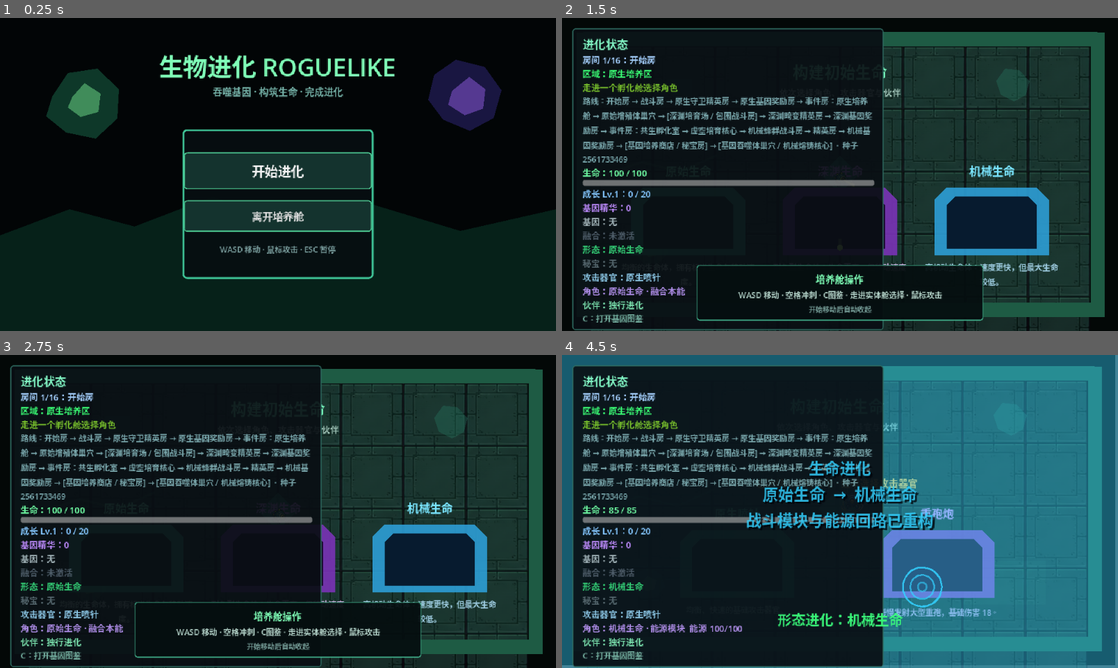
Above: before the commit, frames 1-4 (two rows, left to right).
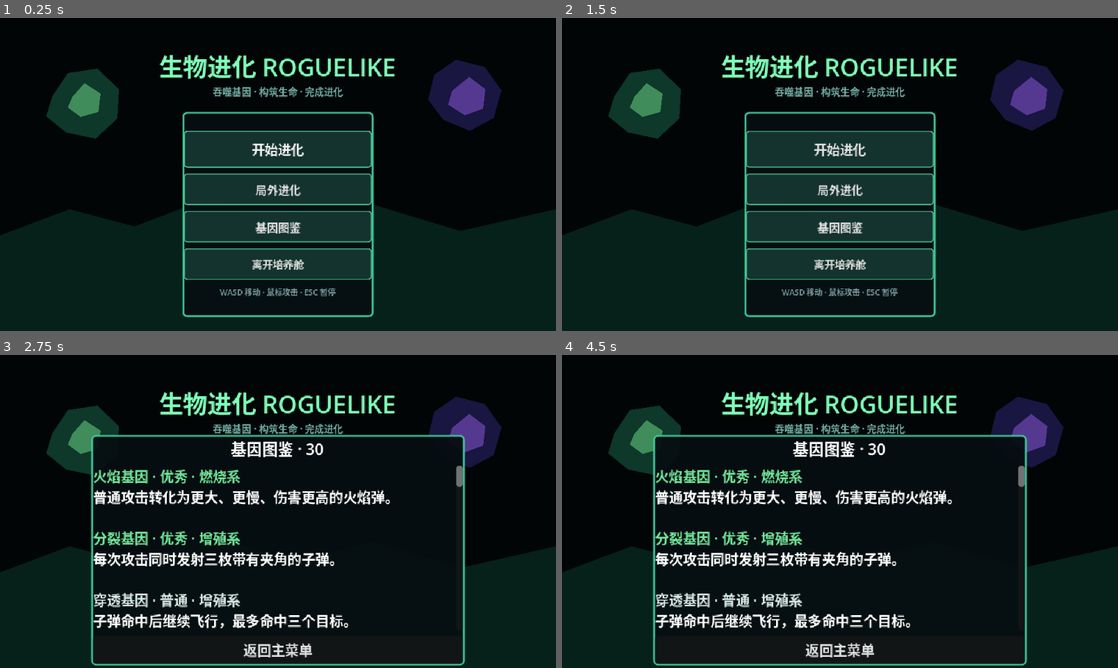
Above: after the commit, the same moments.

Repository: LIJUNCAN1/-Roguelike
Game: Godot game, scene res://scenes/ui/title_screen.tscn
Two runs of this game, one before a commit and one after it. Both use one fixed random seed, a clock stepped at 60 frames per second and the inputs below.
Inputs (mouse positions are in pixels of both pictures, inside the frame that each line leads up to):
- Up to frame 1 (0.25 s): no input
- Up to frame 2 (1.5 s): click (840, 190) at 0.5 s, where only the run after the commit has a clickable "局外进化"; click (840, 321) at 1.25 s, where only the run after the commit has a clickable "返回主菜单"
- Up to frame 3 (2.75 s): click (278, 564) at 2 s, where only the run after the commit has a clickable "基因图鉴"
- Up to frame 4 (4.5 s): tap Enter (ui_accept) at 2.75, 3.02, 3.77 s; move the mouse to (962, 495) at 2.77 s; press the mouse at (962, 495) at 2.78 s; hold D (move_right) 2.78-3.53 s; move the mouse to (728, 527) at 3.52 s; release the mouse at (728, 527) at 3.53 s; hold S (move_down) 3.53-4.28 s; click (728, 527) at 3.6 s; move the mouse to (895, 442) at 4.27 s; hold D (move_right) from 4.28 s (still down); hold P (damage_test_player) from 4.28 s (still down)

The runs differ from the first frame. In frame 1, 12% of the frame differs, in the area x 32-68%, y 29-96%; in frame 2, 51%; in frame 3, 50%; in frame 4, 65%, in the area x 0-100%, y 0-100%.

Commit message:
feat: add meta progression menu

Diff:
--- /dev/null
+++ b/data/meta/meta_upgrade_catalog.tres
@@ -0,0 +1,11 @@
+[gd_resource type="Resource" script_class="MetaUpgradeCatalog" load_steps=8 format=3]
+[ext_resource type="Script" path="res://scripts/meta/meta_upgrade_catalog.gd" id="1"]
+[ext_resource type="Resource" path="res://data/meta/upgrades/vitality_upgrade.tres" id="2"]
+[ext_resource type="Resource" path="res://data/meta/upgrades/mobility_upgrade.tres" id="3"]
+[ext_resource type="Resource" path="res://data/meta/upgrades/ferocity_upgrade.tres" id="4"]
+[ext_resource type="Resource" path="res://data/meta/upgrades/precision_upgrade.tres" id="5"]
+[ext_resource type="Resource" path="res://data/meta/upgrades/resilience_upgrade.tres" id="6"]
+[ext_resource type="Resource" path="res://data/meta/upgrades/harvest_upgrade.tres" id="7"]
+[resource]
+script = ExtResource("1")
+upgrades = Array[MetaUpgradeData]([ExtResource("2"), ExtResource("3"), ExtResource("4"), ExtResource("5"), ExtResource("6"), ExtResource("7")])
--- /dev/null
+++ b/data/meta/upgrades/ferocity_upgrade.tres
@@ -0,0 +1,9 @@
+[gd_resource type="Resource" script_class="MetaUpgradeData" load_steps=2 format=3]
+[ext_resource type="Script" path="res://scripts/meta/meta_upgrade_data.gd" id="1"]
+[resource]
+script = ExtResource("1")
+id = &"ferocity"
+display_name = "猎杀记忆"
+description = "每级攻击伤害提高 5%。"
+base_cost = 7
+attack_damage_bonus = 0.05
--- /dev/null
+++ b/data/meta/upgrades/harvest_upgrade.tres
@@ -0,0 +1,9 @@
+[gd_resource type="Resource" script_class="MetaUpgradeData" load_steps=2 format=3]
+[ext_resource type="Script" path="res://scripts/meta/meta_upgrade_data.gd" id="1"]
+[resource]
+script = ExtResource("1")
+id = &"harvest"
+display_name = "高效回收"
+description = "每级局外进化质收益提高 10%。"
+base_cost = 6
+currency_gain_bonus = 0.1
--- /dev/null
+++ b/data/meta/upgrades/mobility_upgrade.tres
@@ -0,0 +1,9 @@
+[gd_resource type="Resource" script_class="MetaUpgradeData" load_steps=2 format=3]
+[ext_resource type="Script" path="res://scripts/meta/meta_upgrade_data.gd" id="1"]
+[resource]
+script = ExtResource("1")
+id = &"mobility"
+display_name = "迁徙本能"
+description = "每级移动速度提高 4%。"
+base_cost = 5
+movement_speed_bonus = 0.04
--- /dev/null
+++ b/data/meta/upgrades/precision_upgrade.tres
@@ -0,0 +1,9 @@
+[gd_resource type="Resource" script_class="MetaUpgradeData" load_steps=2 format=3]
+[ext_resource type="Script" path="res://scripts/meta/meta_upgrade_data.gd" id="1"]
+[resource]
+script = ExtResource("1")
+id = &"precision"
+display_name = "捕食直觉"
+description = "每级暴击率提高 3%。"
+base_cost = 8
+critical_chance_bonus = 0.03
--- /dev/null
+++ b/data/meta/upgrades/resilience_upgrade.tres
@@ -0,0 +1,9 @@
+[gd_resource type="Resource" script_class="MetaUpgradeData" load_steps=2 format=3]
+[ext_resource type="Script" path="res://scripts/meta/meta_upgrade_data.gd" id="1"]
+[resource]
+script = ExtResource("1")
+id = &"resilience"
+display_name = "遗传韧性"
+description = "每级减少 3% 所受伤害。"
+base_cost = 8
+damage_reduction = 0.03
--- /dev/null
+++ b/data/meta/upgrades/vitality_upgrade.tres
@@ -0,0 +1,9 @@
+[gd_resource type="Resource" script_class="MetaUpgradeData" load_steps=2 format=3]
+[ext_resource type="Script" path="res://scripts/meta/meta_upgrade_data.gd" id="1"]
+[resource]
+script = ExtResource("1")
+id = &"vitality"
+display_name = "稳定细胞"
+description = "每级最大生命提高 10%。"
+base_cost = 5
+max_health_bonus = 0.1
--- a/project.godot
+++ b/project.godot
@@ -14,6 +14,10 @@
 run/main_scene="res://scenes/ui/title_screen.tscn"
 config/features=PackedStringArray("4.7", "Forward Plus")
 config/icon="res://icon.svg"
+
+[autoload]
+
+MetaProgression="*res://scripts/meta/meta_progression_manager.gd"
 
 [display]
 
--- a/scenes/player/player.tscn
+++ b/scenes/player/player.tscn
@@ -120,7 +120,7 @@
 
 [node name="AttackModifierStack" type="Node" parent="."]
 script = ExtResource("9_modifier_stack")
-modifier_paths = Array[NodePath]([NodePath("../GeneManager"), NodePath("../FusionManager"), NodePath("../EvolutionSystem"), NodePath("../RelicManager"), NodePath("../RunProgression"), NodePath("../CharacterTraitManager")])
+modifier_paths = Array[NodePath]([NodePath("../GeneManager"), NodePath("../FusionManager"), NodePath("../EvolutionSystem"), NodePath("../RelicManager"), NodePath("../RunProgression"), NodePath("../CharacterTraitManager"), NodePath("/root/MetaProgression")])
 
 [node name="WeaponComponent" type="Node" parent="."]
 script = ExtResource("4_weapon_component")
--- a/scenes/ui/title_screen.tscn
+++ b/scenes/ui/title_screen.tscn
@@ -1,6 +1,9 @@
-[gd_scene load_steps=4 format=3]
+[gd_scene load_steps=7 format=3]
 
 [ext_resource type="Script" path="res://scripts/ui/title_screen.gd" id="1_script"]
+[ext_resource type="Script" path="res://scripts/meta/meta_upgrade_panel.gd" id="2_meta_panel"]
+[ext_resource type="Script" path="res://scripts/meta/menu_gene_codex.gd" id="3_codex"]
+[ext_resource type="Resource" path="res://data/rewards/prototype_gene_pool.tres" id="4_gene_pool"]
 
 [sub_resource type="StyleBoxFlat" id="StyleBoxFlat_menu"]
 bg_color = Color(0.025, 0.055, 0.065, 0.94)
@@ -77,14 +80,14 @@
 
 [node name="Menu" type="PanelContainer" parent="Interface"]
 offset_left = 210.0
-offset_top = 128.0
+offset_top = 108.0
 offset_right = 430.0
-offset_bottom = 300.0
+offset_bottom = 344.0
 theme_override_styles/panel = SubResource("StyleBoxFlat_menu")
 
 [node name="Content" type="VBoxContainer" parent="Interface/Menu"]
 layout_mode = 2
-theme_override_constants/separation = 13
+theme_override_constants/separation = 7
 alignment = 1
 
 [node name="StartButton" type="Button" parent="Interface/Menu/Content"]
@@ -95,6 +98,24 @@
 theme_override_styles/hover = SubResource("StyleBoxFlat_button")
 theme_override_styles/focus = SubResource("StyleBoxFlat_button")
 text = "开始进化"
+
+[node name="MetaButton" type="Button" parent="Interface/Menu/Content"]
+custom_minimum_size = Vector2(0, 36)
+layout_mode = 2
+theme_override_font_sizes/font_size = 13
+theme_override_styles/normal = SubResource("StyleBoxFlat_button")
+theme_override_styles/hover = SubResource("StyleBoxFlat_button")
+theme_override_styles/focus = SubResource("StyleBoxFlat_button")
+text = "局外进化"
+
+[node name="CodexButton" type="Button" parent="Interface/Menu/Content"]
+custom_minimum_size = Vector2(0, 36)
+layout_mode = 2
+theme_override_font_sizes/font_size = 13
+theme_override_styles/normal = SubResource("StyleBoxFlat_button")
+theme_override_styles/hover = SubResource("StyleBoxFlat_button")
+theme_override_styles/focus = SubResource("StyleBoxFlat_button")
+text = "基因图鉴"
 
 [node name="QuitButton" type="Button" parent="Interface/Menu/Content"]
 custom_minimum_size = Vector2(0, 36)
@@ -111,3 +132,82 @@
 theme_override_font_sizes/font_size = 9
 text = "WASD 移动 · 鼠标攻击 · ESC 暂停"
 horizontal_alignment = 1
+
+[node name="MetaUpgradePanel" type="PanelContainer" parent="Interface"]
+visible = false
+offset_left = 125.0
+offset_top = 102.0
+offset_right = 515.0
+offset_bottom = 348.0
+theme_override_styles/panel = SubResource("StyleBoxFlat_menu")
+script = ExtResource("2_meta_panel")
+currency_label_path = NodePath("Content/Currency")
+upgrade_list_path = NodePath("Content/Scroll/UpgradeList")
+
+[node name="Content" type="VBoxContainer" parent="Interface/MetaUpgradePanel"]
+layout_mode = 2
+theme_override_constants/separation = 6
+
+[node name="Title" type="Label" parent="Interface/MetaUpgradePanel/Content"]
+layout_mode = 2
+theme_override_font_sizes/font_size = 18
+text = "局外进化"
+horizontal_alignment = 1
+
+[node name="Currency" type="Label" parent="Interface/MetaUpgradePanel/Content"]
+layout_mode = 2
+theme_override_colors/font_color = Color(0.55, 1, 0.72, 1)
+text = "进化质：0"
+horizontal_alignment = 1
+
+[node name="Scroll" type="ScrollContainer" parent="Interface/MetaUpgradePanel/Content"]
+custom_minimum_size = Vector2(0, 160)
+layout_mode = 2
+size_flags_vertical = 3
+
+[node name="UpgradeList" type="VBoxContainer" parent="Interface/MetaUpgradePanel/Content/Scroll"]
+layout_mode = 2
+size_flags_horizontal = 3
+theme_override_constants/separation = 5
+
+[node name="BackButton" type="Button" parent="Interface/MetaUpgradePanel/Content"]
+layout_mode = 2
+text = "返回主菜单"
+
+[node name="GeneCodexPanel" type="PanelContainer" parent="Interface"]
+visible = false
+offset_left = 105.0
+offset_top = 92.0
+offset_right = 535.0
+offset_bottom = 350.0
+theme_override_styles/panel = SubResource("StyleBoxFlat_menu")
+script = ExtResource("3_codex")
+gene_pool = ExtResource("4_gene_pool")
+text_path = NodePath("Content/Scroll/Text")
+
+[node name="Content" type="VBoxContainer" parent="Interface/GeneCodexPanel"]
+layout_mode = 2
+theme_override_constants/separation = 6
+
+[node name="Title" type="Label" parent="Interface/GeneCodexPanel/Content"]
+layout_mode = 2
+theme_override_font_sizes/font_size = 18
+text = "基因图鉴 · 30"
+horizontal_alignment = 1
+
+[node name="Scroll" type="ScrollContainer" parent="Interface/GeneCodexPanel/Content"]
+custom_minimum_size = Vector2(0, 190)
+layout_mode = 2
+size_flags_vertical = 3
+
+[node name="Text" type="RichTextLabel" parent="Interface/GeneCodexPanel/Content/Scroll"]
+custom_minimum_size = Vector2(400, 0)
+layout_mode = 2
+size_flags_horizontal = 3
+bbcode_enabled = true
+fit_content = true
+text = "读取基因数据……"
+
+[node name="BackButton" type="Button" parent="Interface/GeneCodexPanel/Content"]
+layout_mode = 2
+text = "返回主菜单"
--- a/scripts/genes/gene_passive_manager.gd
+++ b/scripts/genes/gene_passive_manager.gd
@@ -55,6 +55,17 @@
 			regeneration_per_second += (
 				passive.health_regeneration_per_second
 			)
+	var meta_progression := get_node_or_null(
+		"/root/MetaProgression"
+	) as MetaProgressionManager
+	if meta_progression != null:
+		health_multiplier *= meta_progression.get_health_multiplier()
+		movement_multiplier *= (
+			meta_progression.get_movement_multiplier()
+		)
+		damage_multiplier *= (
+			meta_progression.get_damage_taken_multiplier()
+		)
 	health_component.configure(
 		character.max_health * health_multiplier,
 		false
--- /dev/null
+++ b/scripts/meta/menu_gene_codex.gd
@@ -0,0 +1,27 @@
+class_name MenuGeneCodex
+extends PanelContainer
+
+@export var gene_pool: GeneRewardPoolData
+@export_node_path("RichTextLabel") var text_path: NodePath
+
+@onready var text_label: RichTextLabel = get_node(
+	text_path
+) as RichTextLabel
+
+
+func _ready() -> void:
+	var lines := PackedStringArray()
+	if gene_pool != null:
+		for gene in gene_pool.genes:
+			if gene == null:
+				continue
+			lines.append(
+				"[color=%s]%s · %s · %s[/color]\n%s" % [
+					gene.get_rarity_color_hex(),
+					gene.display_name,
+					gene.get_rarity_name(),
+					gene.get_category_name(),
+					gene.description,
+				]
+			)
+	text_label.text = "\n\n".join(lines)
--- /dev/null
+++ b/scripts/meta/meta_progression_manager.gd
@@ -0,0 +1,161 @@
+class_name MetaProgressionManager
+extends Node
+
+signal currency_changed(currency: int)
+signal upgrade_changed(upgrade: MetaUpgradeData, level: int)
+signal profile_reset
+
+const DEFAULT_CATALOG_PATH := (
+	"res://data/meta/meta_upgrade_catalog.tres"
+)
+
+var catalog: MetaUpgradeCatalog
+var currency: int = 0
+var upgrade_levels: Dictionary = {}
+var save_path: String = "user://meta_progression.json"
+
+
+func _ready() -> void:
+	catalog = load(DEFAULT_CATALOG_PATH) as MetaUpgradeCatalog
+	if DisplayServer.get_name() != "headless":
+		load_profile()
+
+
+func award_currency(base_amount: int) -> int:
+	if base_amount <= 0:
+		return 0
+	var awarded := maxi(
+		int(round(base_amount * get_currency_gain_multiplier())),
+		1
+	)
+	currency += awarded
+	currency_changed.emit(currency)
+	save_profile()
+	return awarded
+
+
+func purchase_upgrade(upgrade_id: StringName) -> bool:
+	if catalog == null:
+		return false
+	var upgrade := catalog.get_upgrade(upgrade_id)
+	if upgrade == null:
+		return false
+	var level := get_upgrade_level(upgrade_id)
+	if level >= upgrade.max_level:
+		return false
+	var cost := upgrade.get_cost(level)
+	if currency < cost:
+		return false
+	currency -= cost
+	level += 1
+	upgrade_levels[String(upgrade_id)] = level
+	currency_changed.emit(currency)
+	upgrade_changed.emit(upgrade, level)
+	save_profile()
+	return true
+
+
+func get_upgrade_level(upgrade_id: StringName) -> int:
+	return int(upgrade_levels.get(String(upgrade_id), 0))
+
+
+func get_upgrade_cost(upgrade_id: StringName) -> int:
+	if catalog == null:
+		return 0
+	var upgrade := catalog.get_upgrade(upgrade_id)
+	if upgrade == null:
+		return 0
+	return upgrade.get_cost(get_upgrade_level(upgrade_id))
+
+
+func get_health_multiplier() -> float:
+	return 1.0 + _sum_bonus(&"max_health_bonus")
+
+
+func get_movement_multiplier() -> float:
+	return 1.0 + _sum_bonus(&"movement_speed_bonus")
+
+
+func get_damage_multiplier() -> float:
+	return 1.0 + _sum_bonus(&"attack_damage_bonus")
+
+
+func get_critical_chance_bonus() -> float:
+	return _sum_bonus(&"critical_chance_bonus")
+
+
+func get_damage_taken_multiplier() -> float:
+	return clampf(
+		1.0 - _sum_bonus(&"damage_reduction"),
+		0.25,
+		1.0
+	)
+
+
+func get_currency_gain_multiplier() -> float:
+	return 1.0 + _sum_bonus(&"currency_gain_bonus")
+
+
+func modify_attack(attack_context: AttackContext) -> void:
+	if attack_context == null or attack_context.projectile_data == null:
+		return
+	var damage_multiplier := get_damage_multiplier()
+	var critical_bonus := get_critical_chance_bonus()
+	attack_context.projectile_data.damage *= damage_multiplier
+	attack_context.projectile_data.critical_chance = clampf(
+		attack_context.projectile_data.critical_chance + critical_bonus,
+		0.0,
+		1.0
+	)
+	if damage_multiplier > 1.0 or critical_bonus > 0.0:
+		attack_context.add_tag(&"meta_evolution")
+
+
+func save_profile() -> bool:
+	var file := FileAccess.open(save_path, FileAccess.WRITE)
+	if file == null:
+		return false
+	file.store_string(JSON.stringify({
+		"version": 1,
+		"currency": currency,
+		"upgrade_levels": upgrade_levels,
+	}))
+	return true
+
+
+func load_profile() -> bool:
+	if not FileAccess.file_exists(save_path):
+		return false
+	var file := FileAccess.open(save_path, FileAccess.READ)
+	if file == null:
+		return false
+	var parsed: Variant = JSON.parse_string(file.get_as_text())
+	if not parsed is Dictionary:
+		return false
+	var data := parsed as Dictionary
+	currency = maxi(int(data.get("currency", 0)), 0)
+	upgrade_levels = data.get("upgrade_levels", {}) as Dictionary
+	currency_changed.emit(currency)
+	return true
+
+
+func reset_profile(save_after: bool = true) -> void:
+	currency = 0
+	upgrade_levels.clear()
+	currency_changed.emit(currency)
+	profile_reset.emit()
+	if save_after:
+		save_profile()
+
+
+func _sum_bonus(property_name: StringName) -> float:
+	if catalog == null:
+		return 0.0
+	var total := 0.0
+	for upgrade in catalog.upgrades:
+		if upgrade == null:
+			continue
+		total += float(upgrade.get(property_name)) * (
+			get_upgrade_level(upgrade.id)
+		)
+	return total
--- /dev/null
+++ b/scripts/meta/meta_upgrade_catalog.gd
@@ -0,0 +1,11 @@
+class_name MetaUpgradeCatalog
+extends Resource
+
+@export var upgrades: Array[MetaUpgradeData] = []
+
+
+func get_upgrade(upgrade_id: StringName) -> MetaUpgradeData:
+	for upgrade in upgrades:
+		if upgrade != null and upgrade.id == upgrade_id:
+			return upgrade
+	return null
--- /dev/null
+++ b/scripts/meta/meta_upgrade_data.gd
@@ -0,0 +1,31 @@
+class_name MetaUpgradeData
+extends Resource
+
+@export var id: StringName
+@export var display_name: String
+@export_multiline var description: String
+@export_range(1, 100, 1, "or_greater") var max_level: int = 5
+@export_range(0, 1000000, 1, "or_greater") var base_cost: int = 5
+@export_range(1.0, 10.0, 0.05, "or_greater")
+var cost_growth: float = 1.6
+
+@export_group("Per Level")
+@export_range(0.0, 10.0, 0.01, "or_greater")
+var max_health_bonus: float = 0.0
+@export_range(0.0, 10.0, 0.01, "or_greater")
+var movement_speed_bonus: float = 0.0
+@export_range(0.0, 10.0, 0.01, "or_greater")
+var attack_damage_bonus: float = 0.0
+@export_range(0.0, 1.0, 0.01)
+var critical_chance_bonus: float = 0.0
+@export_range(0.0, 1.0, 0.01)
+var damage_reduction: float = 0.0
+@export_range(0.0, 10.0, 0.01, "or_greater")
+var currency_gain_bonus: float = 0.0
+
+
+func get_cost(level: int) -> int:
+	return maxi(
+		int(round(base_cost * pow(cost_growth, level))),
+		1
+	)
--- /dev/null
+++ b/scripts/meta/meta_upgrade_panel.gd
@@ -0,0 +1,60 @@
+class_name MetaUpgradePanel
+extends PanelContainer
+
+@export_node_path("Label") var currency_label_path: NodePath
+@export_node_path("VBoxContainer") var upgrade_list_path: NodePath
+
+@onready var currency_label: Label = get_node(
+	currency_label_path
+) as Label
+@onready var upgrade_list: VBoxContainer = get_node(
+	upgrade_list_path
+) as VBoxContainer
+@onready var meta_progression := get_node(
+	"/root/MetaProgression"
+) as MetaProgressionManager
+
+
+func _ready() -> void:
+	meta_progression.currency_changed.connect(
+		func(_currency: int) -> void: refresh()
+	)
+	meta_progression.upgrade_changed.connect(
+		func(_upgrade: MetaUpgradeData, _level: int) -> void:
+			refresh()
+	)
+	refresh()
+
+
+func refresh() -> void:
+	currency_label.text = "进化质：%d" % meta_progression.currency
+	for child in upgrade_list.get_children():
+		child.queue_free()
+	if meta_progression.catalog == null:
+		return
+	for upgrade in meta_progression.catalog.upgrades:
+		if upgrade == null:
+			continue
+		var button := Button.new()
+		var level := meta_progression.get_upgrade_level(upgrade.id)
+		var is_max := level >= upgrade.max_level
+		button.text = "%s  Lv.%d/%d  %s\n%s" % [
+			upgrade.display_name,
+			level,
+			upgrade.max_level,
+			"已满级" if is_max else "消耗 %d" % (
+				meta_progression.get_upgrade_cost(upgrade.id)
+			),
+			upgrade.description,
+		]
+		button.disabled = (
+			is_max
+			or meta_progression.currency
+			< meta_progression.get_upgrade_cost(upgrade.id)
+		)
+		button.custom_minimum_size = Vector2(0, 48)
+		button.pressed.connect(
+			func() -> void:
+				meta_progression.purchase_upgrade(upgrade.id)
+		)
+		upgrade_list.add_child(button)
--- a/scripts/run/run_flow_controller.gd
+++ b/scripts/run/run_flow_controller.gd
@@ -96,10 +96,24 @@
 
 	has_ended = true
 	was_victory = victory
+	var base_meta_reward := maxi(
+		room_manager.current_room_index + 1
+		+ run_progression.essence / 2
+		+ (10 if victory else 0),
+		1
+	)
+	var meta_progression := get_node(
+		"/root/MetaProgression"
+	) as MetaProgressionManager
+	var meta_reward := meta_progression.award_currency(
+		base_meta_reward
+	)
 	result_panel.show_result(
 		victory,
 		room_manager.current_route_seed,
-		gene_manager.get_active_genes().size()
+		gene_manager.get_active_genes().size(),
+		meta_reward,
+		meta_progression.currency
 	)
 	get_tree().paused = true
 	run_ended.emit(victory)
--- a/scripts/run/run_result_panel.gd
+++ b/scripts/run/run_result_panel.gd
@@ -12,20 +12,26 @@
 func show_result(
 	victory: bool,
 	route_seed: int,
-	gene_count: int
+	gene_count: int,
+	meta_reward: int = 0,
+	meta_total: int = 0
 ) -> void:
 	if victory:
 		title_label.text = "进化完成"
 		title_label.modulate = Color(0.45, 1.0, 0.68, 1.0)
-		summary_label.text = "Boss 已被击败\n本次获得 %d 段基因\n路线种子：%d" % [
+		summary_label.text = "Boss 已被击败\n本次获得 %d 段基因\n进化质 +%d（持有 %d）\n路线种子：%d" % [
 			gene_count,
+			meta_reward,
+			meta_total,
 			route_seed,
 		]
 	else:
 		title_label.text = "生命体崩解"
 		title_label.modulate = Color(1.0, 0.32, 0.25, 1.0)
-		summary_label.text = "本次进化未能延续\n已获得 %d 段基因\n路线种子：%d" % [
+		summary_label.text = "本次进化未能延续\n已获得 %d 段基因\n进化质 +%d（持有 %d）\n路线种子：%d" % [
 			gene_count,
+			meta_reward,
+			meta_total,
 			route_seed,
 		]
 	visible = true
--- a/scripts/ui/title_screen.gd
+++ b/scripts/ui/title_screen.gd
@@ -6,13 +6,29 @@
 )
 
 @onready var start_button: Button = $Interface/Menu/Content/StartButton
+@onready var meta_button: Button = $Interface/Menu/Content/MetaButton
+@onready var codex_button: Button = $Interface/Menu/Content/CodexButton
 @onready var quit_button: Button = $Interface/Menu/Content/QuitButton
+@onready var menu: Control = $Interface/Menu
+@onready var meta_panel: Control = $Interface/MetaUpgradePanel
+@onready var codex_panel: Control = $Interface/GeneCodexPanel
+@onready var meta_back_button: Button = (
+	$Interface/MetaUpgradePanel/Content/BackButton
+)
+@onready var codex_back_button: Button = (
+	$Interface/GeneCodexPanel/Content/BackButton
+)
 
 
 func _ready() -> void:
 	get_tree().paused = false
 	start_button.pressed.connect(start_game)
+	meta_button.pressed.connect(open_meta_upgrades)
+	codex_button.pressed.connect(open_gene_codex)
 	quit_button.pressed.connect(quit_game)
+	meta_back_button.pressed.connect(close_submenu)
+	codex_back_button.pressed.connect(close_submenu)
+	close_submenu()
 	start_button.grab_focus()
 
 
@@ -23,3 +39,21 @@
 
 func quit_game() -> void:
 	get_tree().quit()
+
+
+func open_meta_upgrades() -> void:
+	menu.visible = false
+	codex_panel.visible = false
+	meta_panel.visible = true
+
+
+func open_gene_codex() -> void:
+	menu.visible = false
+	meta_panel.visible = false
+	codex_panel.visible = true
+
+
+func close_submenu() -> void:
+	meta_panel.visible = false
+	codex_panel.visible = false
+	menu.visible = true
--- a/tests/menu_pause_smoke_test.gd
+++ b/tests/menu_pause_smoke_test.gd
@@ -16,12 +16,35 @@
 
 	if (
 		title.start_button == null
+		or title.meta_button == null
+		or title.codex_button == null
 		or title.quit_button == null
 		or title.game_scene_path != "res://scenes/main/main.tscn"
 	):
 		push_error("Title screen was not configured.")
 		quit(1)
 		return
+
+	title.open_meta_upgrades()
+	if not title.meta_panel.visible or title.menu.visible:
+		push_error("Meta progression menu did not open.")
+		quit(1)
+		return
+	title.close_submenu()
+	title.open_gene_codex()
+	if (
+		not title.codex_panel.visible
+		or title.menu.visible
+		or not (
+			title.codex_panel.get_node(
+				"Content/Scroll/Text"
+			) as RichTextLabel
+		).text.contains("雷电基因")
+	):
+		push_error("Menu gene codex did not open expanded data.")
+		quit(1)
+		return
+	title.close_submenu()
 
 	title.start_game()
 	await process_frame
--- /dev/null
+++ b/tests/meta_progression_smoke_test.gd
@@ -0,0 +1,93 @@
+extends SceneTree
+
+
+func _init() -> void:
+	call_deferred("_run")
+
+
+func _run() -> void:
+	var meta := root.get_node(
+		"/root/MetaProgression"
+	) as MetaProgressionManager
+	meta.reset_profile(false)
+	if meta.catalog == null or meta.catalog.upgrades.size() != 6:
+		push_error("Meta upgrade catalog is incomplete.")
+		quit(1)
+		return
+	meta.currency = 100
+	if (
+		not meta.purchase_upgrade(&"vitality")
+		or not meta.purchase_upgrade(&"ferocity")
+		or not meta.purchase_upgrade(&"precision")
+		or not meta.purchase_upgrade(&"resilience")
+	):
+		push_error("Meta upgrades could not be purchased.")
+		meta.reset_profile(false)
+		quit(1)
+		return
+
+	var player := (
+		load("res://scenes/player/player.tscn") as PackedScene
+	).instantiate() as CharacterBody2D
+	root.add_child(player)
+	await process_frame
+	await process_frame
+	var health := player.get_node("HealthComponent") as HealthComponent
+	if (
+		not is_equal_approx(health.max_health, 110.0)
+		or not is_equal_approx(health.damage_taken_multiplier, 0.97)
+	):
+		push_error("Meta survival upgrades were not applied to a new run.")
+		meta.reset_profile(false)
+		quit(1)
+		return
+	var projectile_data := ProjectileData.new()
+	projectile_data.damage = 10.0
+	var attack := AttackContext.new(
+		null,
+		projectile_data,
+		Vector2.RIGHT
+	)
+	player.get_node("AttackModifierStack").modify_attack(attack)
+	if (
+		not attack.has_tag(&"meta_evolution")
+		or not is_equal_approx(attack.projectile_data.damage, 10.5)
+		or not is_equal_approx(
+			attack.projectile_data.critical_chance,
+			0.03
+		)
+	):
+		push_error("Meta attack upgrades were not applied.")
+		meta.reset_profile(false)
+		quit(1)
+		return
+
+	var isolated := MetaProgressionManager.new()
+	isolated.save_path = "user://meta_progression_smoke_test.json"
+	root.add_child(isolated)
+	await process_frame
+	isolated.reset_profile(false)
+	isolated.currency = 42
+	isolated.upgrade_levels["vitality"] = 2
+	if not isolated.save_profile():
+		push_error("Meta profile could not be saved.")
+		meta.reset_profile(false)
+		quit(1)
+		return
+	var loaded := MetaProgressionManager.new()
+	loaded.save_path = isolated.save_path
+	root.add_child(loaded)
+	await process_frame
+	if (
+		not loaded.load_profile()
+		or loaded.currency != 42
+		or loaded.get_upgrade_level(&"vitality") != 2
+	):
+		push_error("Meta profile could not be loaded.")
+		meta.reset_profile(false)
+		quit(1)
+		return
+
+	meta.reset_profile(false)
+	print("Meta progression smoke test passed.")
+	quit()
Not shown, added: scripts/meta/menu_gene_codex.gd.uid
Not shown, added: scripts/meta/meta_progression_manager.gd.uid
Not shown, added: scripts/meta/meta_upgrade_catalog.gd.uid
Not shown, added: scripts/meta/meta_upgrade_data.gd.uid
Not shown, added: scripts/meta/meta_upgrade_panel.gd.uid
Not shown, added: tests/meta_progression_smoke_test.gd.uid
